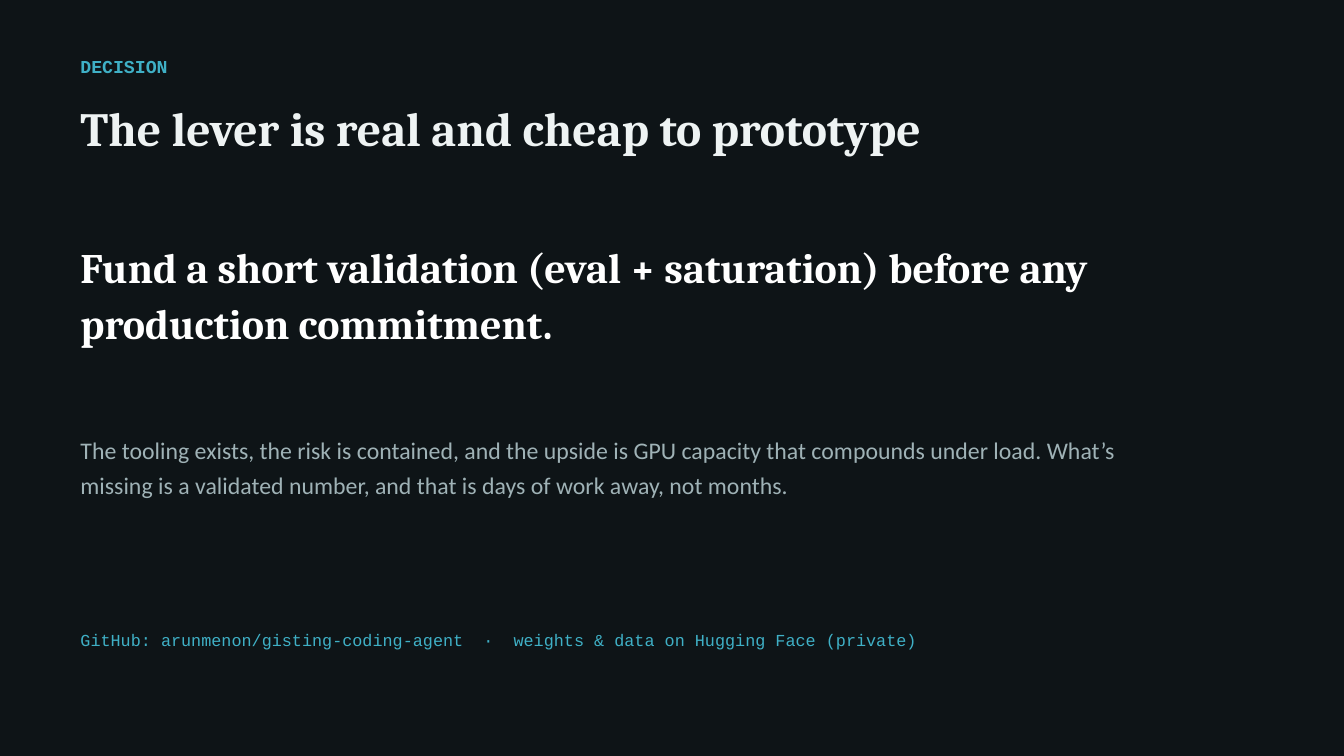
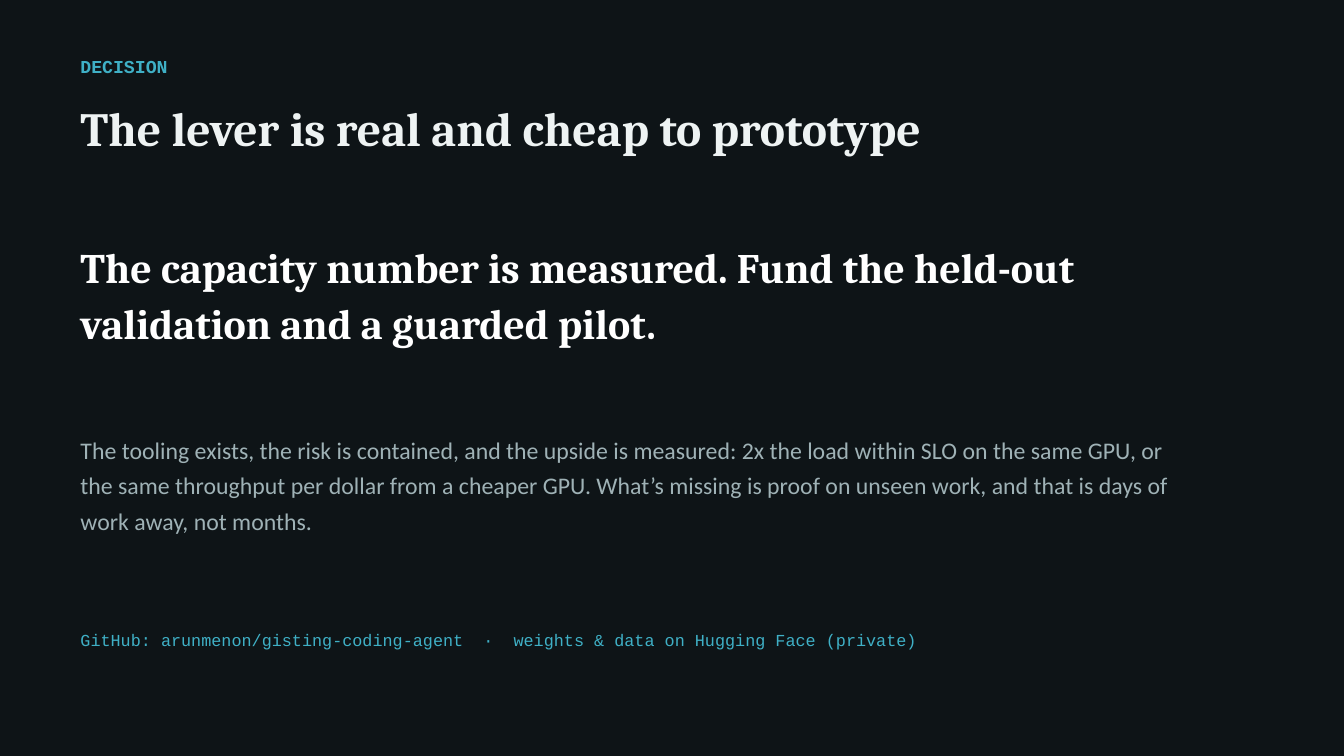
Before and after one commit to arunmenon/gisting-coding-agent, a slide deck: slide 13 of Gisting-CTO-deck.pptx (slide 12 before the commit). Drawn at 1344x756 pixels with LibreOffice and Linux fonts; fonts in the diff are those of the drawing. Boxes give left, top, right and bottom in pixels: in the first picture for what was removed or moved away, otherwise in the second. Text is boxed around its words. In the diff, an @@ line names an element or a change of style, - is before the commit and + after.

```diff
--- a/Gisting-CTO-deck.pptx
+++ b/Gisting-CTO-deck.pptx
@@ text at (x1=80, y1=253, x2=1074, y2=349): text changed @@
-Fund a short validation (eval + saturation) before any production commitment.
+The capacity number is measured. Fund the held-out validation and a guarded pilot.
@@ text at (x1=80, y1=442, x2=1168, y2=534): text changed @@
-The tooling exists, the risk is contained, and the upside is GPU capacity that compounds under load. What’s missing is a validated number, and that is days of work away, not months.
+The tooling exists, the risk is contained, and the upside is measured: 2x the load within SLO on the same GPU, or the same throughput per dollar from a cheaper GPU. What’s missing is proof on unseen work, and that is days of work away, not months.
```
Also in this commit, not shown: 5 other slides changed, 2 slides added, 1 slide removed, 13 other files.
